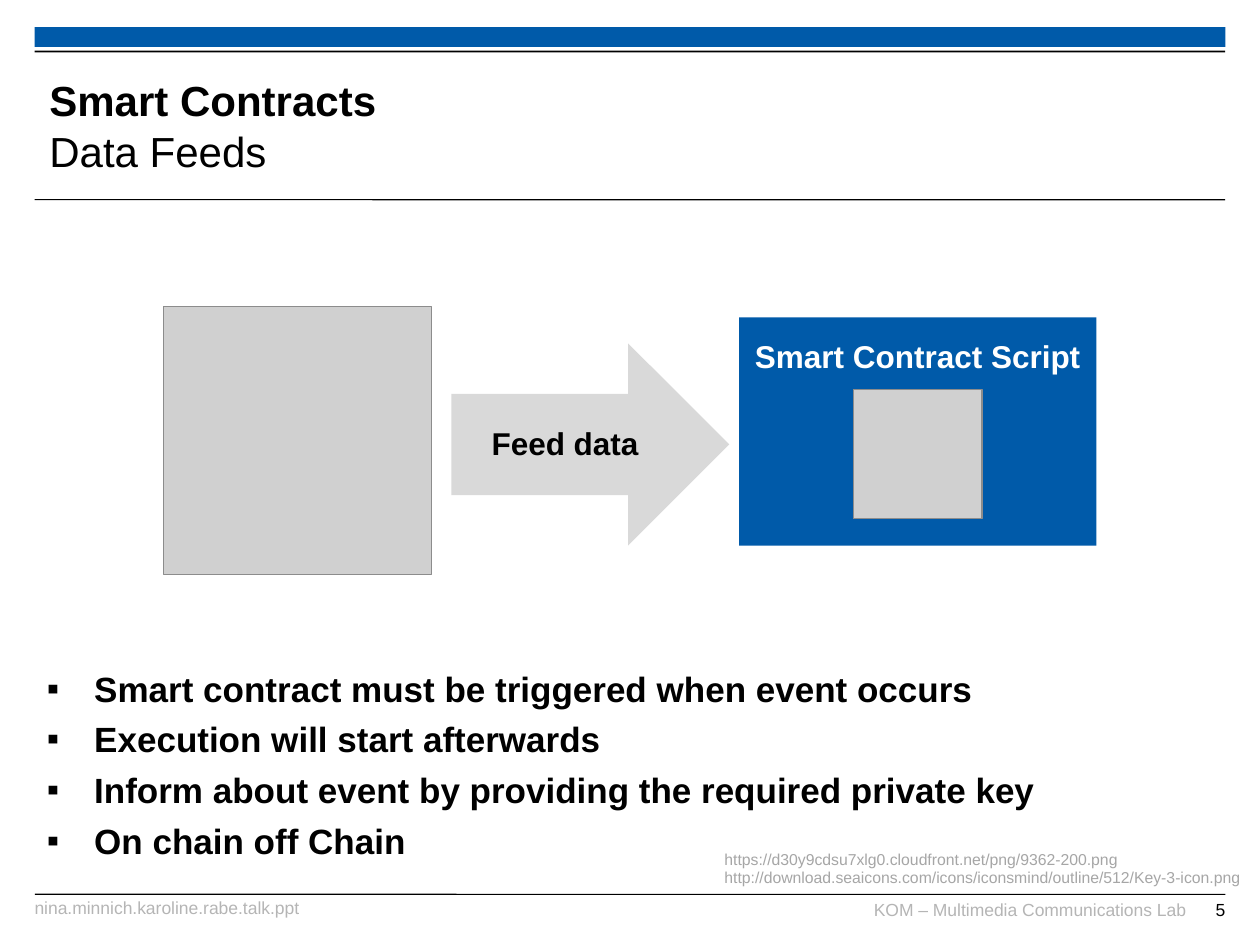
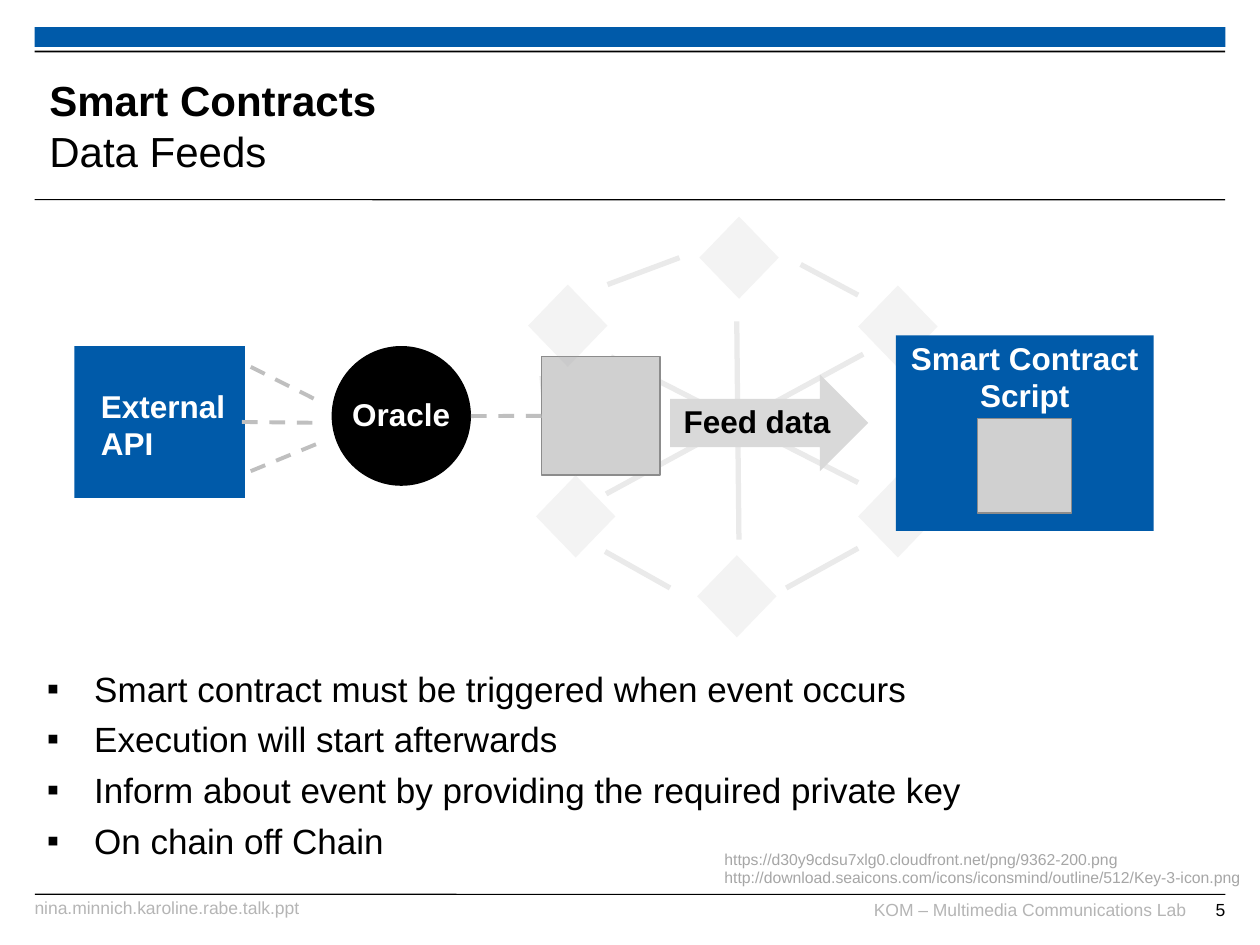
Before and after one commit to karopp/AFTIR, a slide deck: slide 5 of Nina.Minnich.Karoline.Rabe.talk.ppt. Drawn at 1260x945 pixels with LibreOffice and Linux fonts; fonts in the diff are those of the drawing; grey boxes stand for pictures; background and template pictures are left out. Boxes give left, top, right and bottom in pixels: in the first picture for what was removed or moved away, otherwise in the second. Text is boxed around its words. In the diff, an @@ line names an element or a change of style, - is before the commit and + after.

Commit message:
Bild Data Sources

```diff
--- a/Nina.Minnich.Karoline.Rabe.talk.ppt
+++ b/Nina.Minnich.Karoline.Rabe.talk.ppt
@@ line added from (607, 285) to (679, 258), #EAEAEA 3 pt @@
@@ line added from (800, 265) to (858, 295), #EAEAEA 3 pt @@
@@ diamond added at (x1=528, y1=285, x2=607, y2=367), fill #ACAAAD at 14% opacity @@
@@ diamond added at (x1=858, y1=286, x2=937, y2=368), fill #ACAAAD at 14% opacity @@
@@ line added from (738, 539) to (737, 321), #EAEAEA 3 pt @@
@@ rectangle added at (x1=74, y1=346, x2=244, y2=499), fill #005AA9 @@
@@ ellipse added at (x1=331, y1=346, x2=471, y2=486), fill #000000, 18 pt, text #FFFFFF, bold @@
+Oracle
@@ picture resized from (x1=164, y1=306, x2=432, y2=575) to (x1=542, y1=357, x2=660, y2=475) @@
@@ line added from (606, 494) to (863, 354), #EAEAEA 3 pt @@
@@ line added from (611, 357) to (858, 483), #EAEAEA 3 pt @@
@@ rectangle "Smart Contract" resized from (x1=740, y1=318, x2=1097, y2=546) to (x1=896, y1=335, x2=1154, y2=530) @@
@@ text in rectangle at (x1=911, y1=348, x2=1138, y2=413): text changed @@
-Smart Contract Script
+Smart Contract
+Script
@@ line added from (251, 367) to (323, 403), #BFBFBF 2.24 pt dashed @@
@@ line added from (549, 464) to (542, 375), #EAEAEA 3 pt @@
@@ right arrow "Feed data" resized from (x1=451, y1=344, x2=728, y2=546) to (x1=670, y1=374, x2=868, y2=471) @@
@@ text added at (x1=101, y1=395, x2=225, y2=455), 18 pt, text #FFFFFF, bold @@
+External
+API
@@ line added from (471, 416) to (542, 416), #BFBFBF 2.24 pt dashed @@
@@ picture resized from (x1=853, y1=389, x2=982, y2=518) to (x1=978, y1=418, x2=1072, y2=513) @@
@@ line added from (242, 422) to (320, 423), #BFBFBF 2.24 pt dashed @@
@@ line added from (251, 471) to (324, 441), #BFBFBF 2.24 pt dashed @@
@@ diamond added at (x1=536, y1=475, x2=615, y2=557), fill #ACAAAD at 14% opacity @@
@@ diamond added at (x1=858, y1=475, x2=937, y2=557), fill #ACAAAD at 14% opacity @@
@@ line added from (605, 552) to (670, 588), #EAEAEA 3 pt @@
@@ line added from (786, 588) to (858, 548), #EAEAEA 3 pt @@
@@ text "Smart contract must be triggered ..." at (x1=94, y1=676, x2=961, y2=855): bold off @@
```
Also in this commit, not shown: 4 other slides changed.
